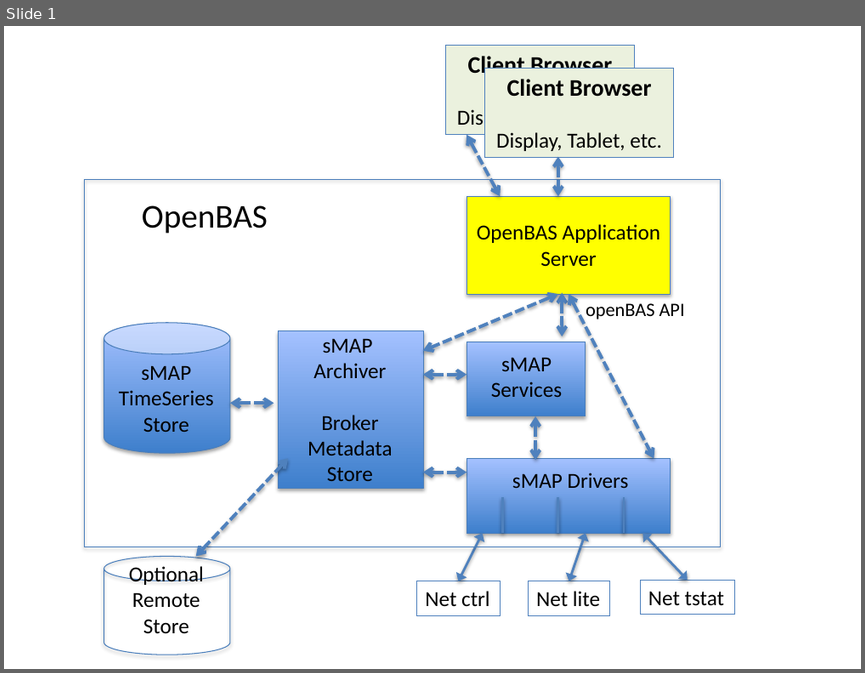
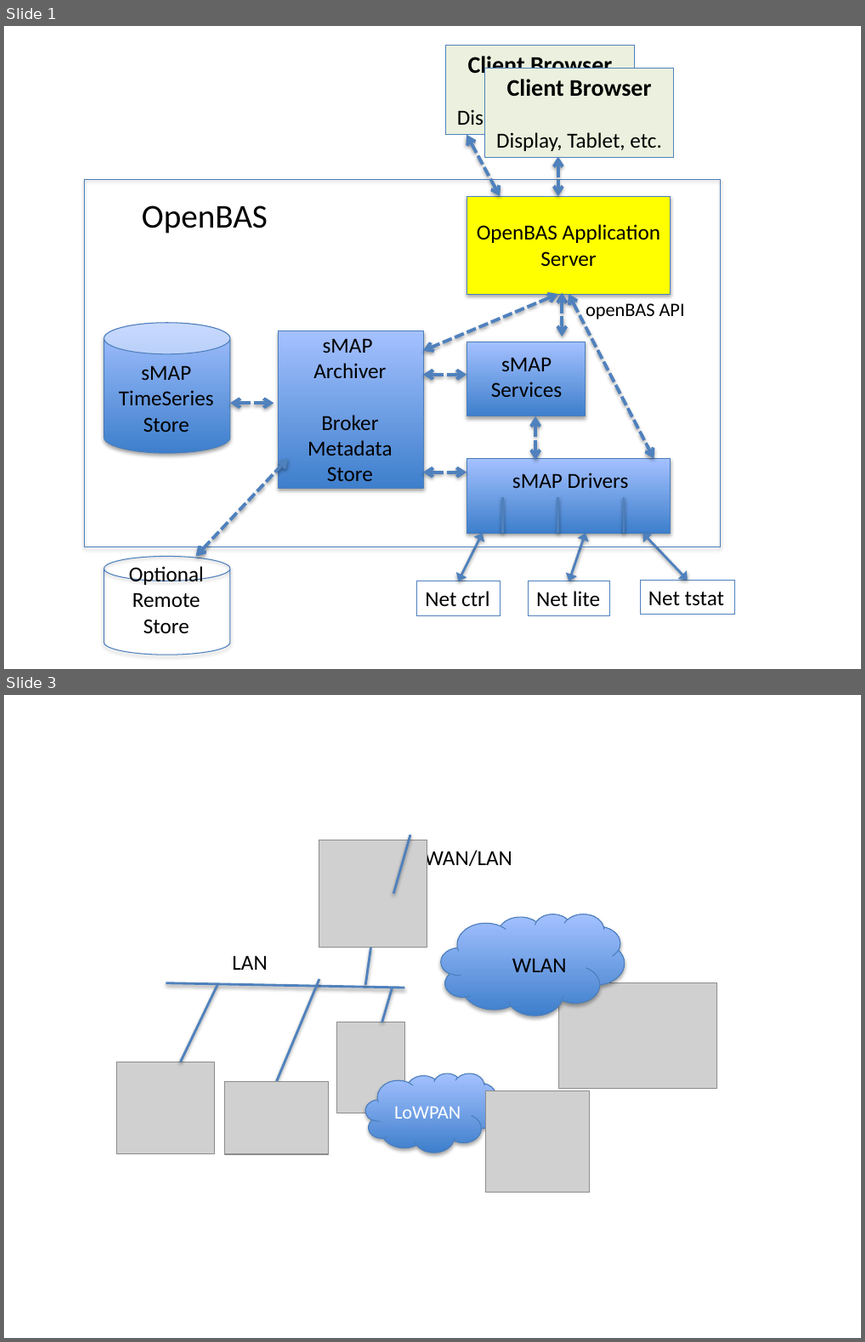
Before and after one commit to SoftwareDefinedBuildings/XBOS, a slide deck: introPics.pptx. Shown one above the other, each under a label of ours: slide 1 before the commit, slides 1 and 3 after it; the slides between them are not shown. The pictures are 865x673 and 865x1342 pixels, drawn with LibreOffice and Linux fonts; fonts in the diff are those of the drawing; grey boxes stand for pictures. Boxes give left, top, right and bottom in pixels: in the first picture for what was removed or moved away, otherwise in the second. Text is boxed around its words. In the diff, an @@ line names an element or a change of style, - is before the commit and + after.

```diff
--- a/introPics.pptx
+++ b/introPics.pptx
@@ slide 3 added at [4, 695, 861, 1338], background #FFFFFF @@
@@ picture added at [319, 839, 426, 947] @@
@@ line added from (410, 834) to (394, 894), #4F81BD 2 pt @@
@@ text added at [425, 847, 512, 870], 18 pt, text #000000 @@
+WAN/LAN
@@ cloud added at [441, 913, 624, 1015], fill gradient #3F80CE to #A4C4FF, outline #4B7EBC 0.75 pt @@
@@ line added from (365, 985) to (370, 947), #4F81BD 2 pt @@
@@ text added at [232, 955, 267, 970], 18 pt, text #000000 @@
+LAN
@@ text added at [512, 959, 567, 972], 18 pt, text #000000 @@
+WLAN
@@ line added from (405, 987) to (166, 983), #4F81BD 2 pt @@
@@ line added from (181, 1061) to (217, 985), #4F81BD 2 pt @@
@@ line added from (277, 1082) to (319, 979), #4F81BD 2 pt @@
@@ line added from (382, 1022) to (392, 987), #4F81BD 2 pt @@
@@ picture added at [558, 983, 717, 1089] @@
@@ picture added at [337, 1022, 404, 1112] @@
@@ picture added at [117, 1061, 215, 1154] @@
@@ cloud added at [365, 1073, 500, 1151], fill gradient #3F80CE to #A4C4FF, outline #4B7EBC 0.75 pt, 16 pt, text #FFFFFF @@
+LoWPAN
@@ picture added at [225, 1082, 329, 1154] @@
@@ picture added at [485, 1091, 589, 1192] @@
```
Also in this commit, not shown: 1 other slide added, 1 slide removed, 1 other file.
